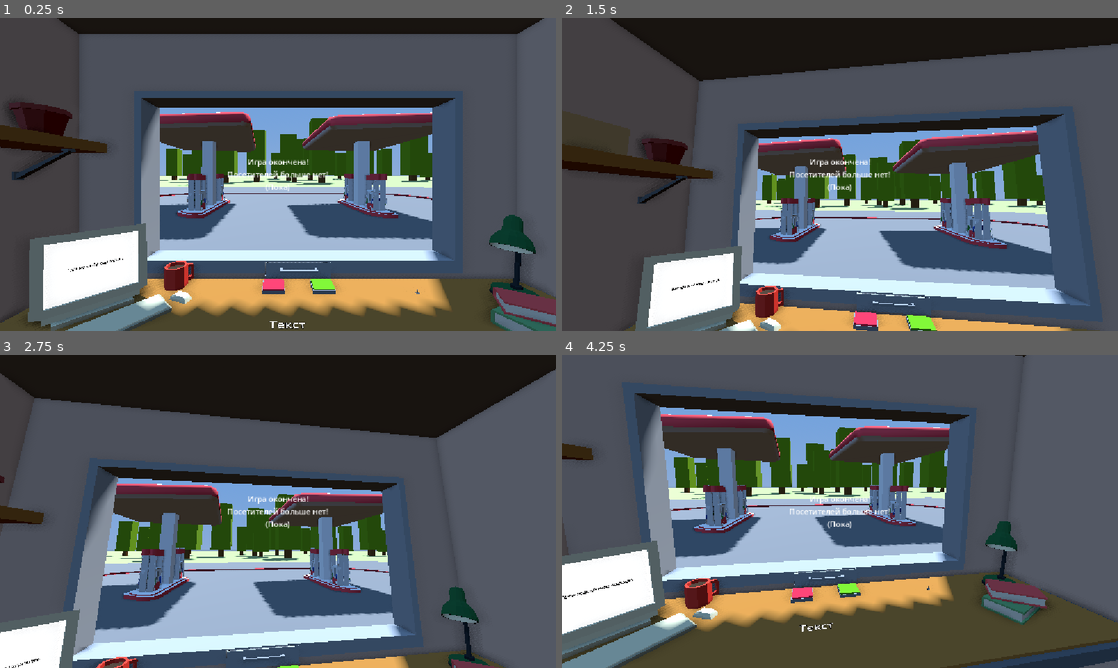
Above: before the commit, frames 1-4 (two rows, left to right).
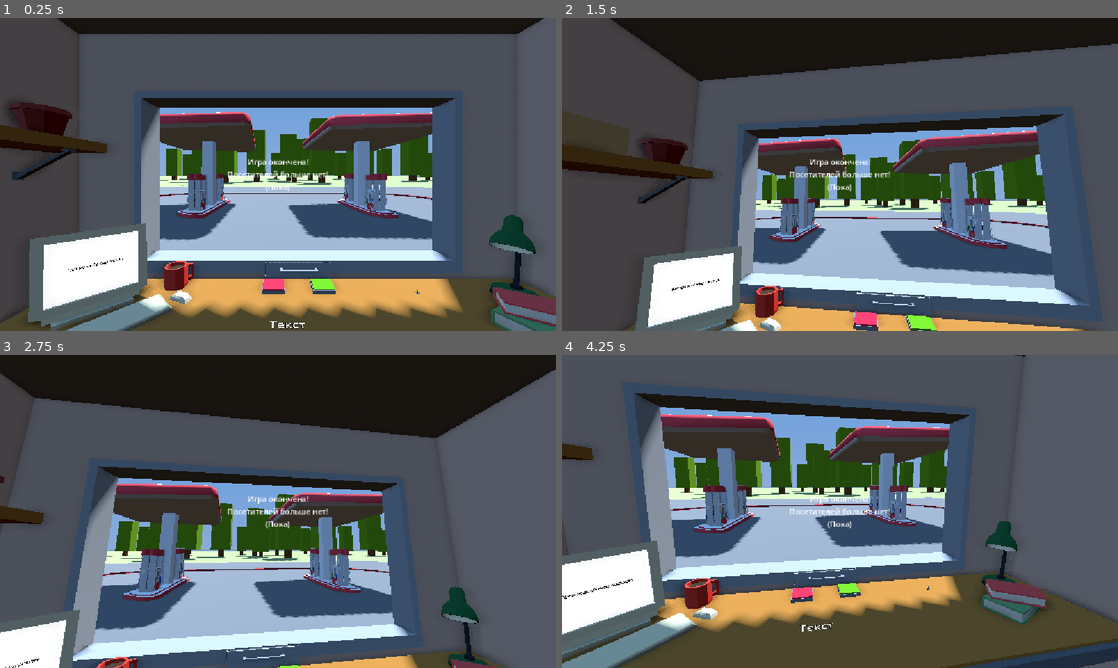
Above: after the commit, the same moments.

Repository: RolicsVin/AZS
Game: Godot game, scene res://scenes/game.tscn
The game is run twice, just before and just after one commit, with the same random seed, the same clock (stepped at 60 frames per second) and the same inputs. This scene is started directly instead of the project's main scene.
Inputs (mouse positions are in pixels of both pictures, inside the frame that each line leads up to):
- Up to frame 1 (0.25 s): no input
- Up to frame 2 (1.5 s): tap Enter (ui_accept) at 0.5, 0.77 s; move the mouse to (962, 158) at 0.52 s; hold Right (ui_right) 0.53-1.28 s; click (962, 158) at 0.6 s; move the mouse to (728, 190) at 1.27 s; hold Down (ui_down) from 1.28 s (still down); click (728, 190) at 1.35 s
- Up to frame 3 (2.75 s): tap Enter (ui_accept) at 1.52 s; move the mouse to (333, 442) at 2.02 s; release Down (ui_down) at 2.03 s; hold Right (ui_right) from 2.03 s (still down); click (333, 442) at 2.1 s
- Up to frame 4 (4.25 s): move the mouse to (812, 574) at 2.77 s; release Right (ui_right) at 2.78 s; hold Up (ui_up) 2.78-3.53 s; click (812, 574) at 2.85 s; tap Enter (ui_accept) at 3.02, 3.77 s; move the mouse to (1006, 558) at 3.52 s; hold Left (ui_left) from 3.53 s (still down); click (1006, 558) at 3.6 s

The runs differ from the first frame. In frame 1, 1.9% of the frame differs, in the area x 24-91%, y 28-96%; in frame 2, 0.5%; in frame 3, 0.5%; in frame 4, 1.6%.

Commit message:
Fix work scene node parenting

Diff:
--- a/scenes/game.tscn
+++ b/scenes/game.tscn
@@ -307,7 +307,7 @@
 script = ExtResource("work_script")
 sequence = [NodePath("Car"), NodePath("Car2"), NodePath("Car3")]
 
-[node name="Car" type="Node3D" parent="Cars" unique_id=463594966 node_paths=PackedStringArray("anim")]
+[node name="Car" type="Node3D" parent="Work" unique_id=463594966 node_paths=PackedStringArray("anim")]
 transform = Transform3D(1, 0, 0, 0, 1, 0, 0, 0, 1, 0.006052017, 0, -5.583511)
 visible = false
 script = ExtResource("3_lnu2h")
@@ -319,90 +319,90 @@
 libraries/ = SubResource("AnimationLibrary_iywne")
 autoplay = &"ready"
 
-[node name="Marker3D" type="Marker3D" parent="Cars/Car" unique_id=841914095]
+[node name="Marker3D" type="Marker3D" parent="Work/Car" unique_id=841914095]
 gizmo_extents = 3.66
 
-[node name="MeshInstance3D" type="MeshInstance3D" parent="Cars/Car" unique_id=435432154]
+[node name="MeshInstance3D" type="MeshInstance3D" parent="Work/Car" unique_id=435432154]
 transform = Transform3D(1, 0, 0, 0, 1, 0, 0, 0, 1, -0.075660616, 0.95606875, 0)
 mesh = SubResource("BoxMesh_w1h7m")
 
-[node name="MeshInstance3D3" type="MeshInstance3D" parent="Cars/Car" unique_id=1498878297]
+[node name="MeshInstance3D3" type="MeshInstance3D" parent="Work/Car" unique_id=1498878297]
 transform = Transform3D(1, 0, 0, 0, 1, 0, 0, 0, 1, -1.1344452, 0.32382083, 0)
 mesh = SubResource("BoxMesh_pr1ej")
 
-[node name="MeshInstance3D8" type="MeshInstance3D" parent="Cars/Car" unique_id=2087910846]
+[node name="MeshInstance3D8" type="MeshInstance3D" parent="Work/Car" unique_id=2087910846]
 transform = Transform3D(1, 0, 0, 0, 1, 0, 0, 0, 1, -0.5462557, 0.72605115, 0)
 mesh = SubResource("BoxMesh_oaba0")
 
-[node name="MeshInstance3D10" type="MeshInstance3D" parent="Cars/Car" unique_id=93877729]
+[node name="MeshInstance3D10" type="MeshInstance3D" parent="Work/Car" unique_id=93877729]
 transform = Transform3D(1, 0, 0, 0, 1, 0, 0, 0, 1, 0.38807476, 0.72605115, 0)
 mesh = SubResource("BoxMesh_oaba0")
 
-[node name="MeshInstance3D17" type="MeshInstance3D" parent="Cars/Car" unique_id=1425971684]
+[node name="MeshInstance3D17" type="MeshInstance3D" parent="Work/Car" unique_id=1425971684]
 transform = Transform3D(-4.371139e-08, 0, 1, 0, 1, 0, -1, 0, -4.371139e-08, -0.07971232, 0.72605115, -0.47261524)
 mesh = SubResource("BoxMesh_oaba0")
 
-[node name="MeshInstance3D18" type="MeshInstance3D" parent="Cars/Car" unique_id=1225997075]
+[node name="MeshInstance3D18" type="MeshInstance3D" parent="Work/Car" unique_id=1225997075]
 transform = Transform3D(-4.371139e-08, 0, 1, 0, 1, 0, -1, 0, -4.371139e-08, -0.32458532, 0.72605115, 0.47214937)
 mesh = SubResource("BoxMesh_fedci")
 
-[node name="MeshInstance3D4" type="MeshInstance3D" parent="Cars/Car" unique_id=2145978317]
+[node name="MeshInstance3D4" type="MeshInstance3D" parent="Work/Car" unique_id=2145978317]
 transform = Transform3D(1, 0, 0, 0, 1, 0, 0, 0, 1, 1.1364126, 0.32382083, 0)
 mesh = SubResource("BoxMesh_pr1ej")
 
-[node name="MeshInstance3D2" type="MeshInstance3D" parent="Cars/Car" unique_id=421420453]
+[node name="MeshInstance3D2" type="MeshInstance3D" parent="Work/Car" unique_id=421420453]
 transform = Transform3D(1, 0, 0, 0, 1, 0, 0, 0, 1, 0, 0.104602516, 0)
 mesh = SubResource("BoxMesh_8ool0")
 
-[node name="MeshInstance3D7" type="MeshInstance3D" parent="Cars/Car" unique_id=1921331157]
+[node name="MeshInstance3D7" type="MeshInstance3D" parent="Work/Car" unique_id=1921331157]
 transform = Transform3D(1, 0, 0, 0, 1, 0, 0, 0, 1, -0.8501587, 0.49783748, 0)
 mesh = SubResource("BoxMesh_0sl42")
 
-[node name="MeshInstance3D9" type="MeshInstance3D" parent="Cars/Car" unique_id=814676179]
+[node name="MeshInstance3D9" type="MeshInstance3D" parent="Work/Car" unique_id=814676179]
 transform = Transform3D(1, 0, 0, 0, 1, 0, 0, 0, 1, 0.73331547, 0.49783748, 0)
 mesh = SubResource("BoxMesh_458eo")
 
-[node name="MeshInstance3D5" type="MeshInstance3D" parent="Cars/Car" unique_id=1136878538]
+[node name="MeshInstance3D5" type="MeshInstance3D" parent="Work/Car" unique_id=1136878538]
 transform = Transform3D(1, 0, 0, 0, 1, 0, 0, 0, 1, 0, 0.30235642, 0.4897461)
 mesh = SubResource("BoxMesh_05nbr")
 
-[node name="MeshInstance3D11" type="MeshInstance3D" parent="Cars/Car" unique_id=884637517]
+[node name="MeshInstance3D11" type="MeshInstance3D" parent="Work/Car" unique_id=884637517]
 transform = Transform3D(1, 0, 0, 0, 1, 0, 0, 0, 1, -0.5401306, 0.7205083, 0.4897461)
 mesh = SubResource("BoxMesh_h3rex")
 
-[node name="MeshInstance3D12" type="MeshInstance3D" parent="Cars/Car" unique_id=1289785766]
+[node name="MeshInstance3D12" type="MeshInstance3D" parent="Work/Car" unique_id=1289785766]
 transform = Transform3D(1, 0, 0, 0, 1, 0, 0, 0, 1, -0.5401306, 0.7205083, -0.48771286)
 mesh = SubResource("BoxMesh_h3rex")
 
-[node name="MeshInstance3D13" type="MeshInstance3D" parent="Cars/Car" unique_id=193706521]
+[node name="MeshInstance3D13" type="MeshInstance3D" parent="Work/Car" unique_id=193706521]
 transform = Transform3D(1, 0, 0, 0, 1, 0, 0, 0, 1, 0.37904632, 0.7205083, 0.4897461)
 mesh = SubResource("BoxMesh_h3rex")
 
-[node name="MeshInstance3D14" type="MeshInstance3D" parent="Cars/Car" unique_id=776527053]
+[node name="MeshInstance3D14" type="MeshInstance3D" parent="Work/Car" unique_id=776527053]
 transform = Transform3D(1, 0, 0, 0, 1, 0, 0, 0, 1, 0.37904632, 0.7205083, -0.48771286)
 mesh = SubResource("BoxMesh_h3rex")
 
-[node name="MeshInstance3D15" type="MeshInstance3D" parent="Cars/Car" unique_id=462128935]
+[node name="MeshInstance3D15" type="MeshInstance3D" parent="Work/Car" unique_id=462128935]
 transform = Transform3D(1, 0, 0, 0, 1, 0, 0, 0, 1, -0.10353592, 0.7205083, 0.4897461)
 mesh = SubResource("BoxMesh_h3rex")
 
-[node name="MeshInstance3D16" type="MeshInstance3D" parent="Cars/Car" unique_id=469712042]
+[node name="MeshInstance3D16" type="MeshInstance3D" parent="Work/Car" unique_id=469712042]
 transform = Transform3D(1, 0, 0, 0, 1, 0, 0, 0, 1, -0.10353592, 0.7205083, -0.48771286)
 mesh = SubResource("BoxMesh_h3rex")
 
-[node name="MeshInstance3D6" type="MeshInstance3D" parent="Cars/Car" unique_id=564518889]
+[node name="MeshInstance3D6" type="MeshInstance3D" parent="Work/Car" unique_id=564518889]
 transform = Transform3D(1, 0, 0, 0, 1, 0, 0, 0, 1, 0, 0.30235642, -0.4887414)
 mesh = SubResource("BoxMesh_05nbr")
 
-[node name="MeshInstance3D19" type="MeshInstance3D" parent="Cars/Car" unique_id=845120235]
+[node name="MeshInstance3D19" type="MeshInstance3D" parent="Work/Car" unique_id=845120235]
 transform = Transform3D(1, 0, 0, 0, 1, 0, 0, 0, 1, 0.09871488, 0.3551934, 0.20237589)
 mesh = SubResource("BoxMesh_a1aj3")
 
-[node name="MeshInstance3D20" type="MeshInstance3D" parent="Cars/Car" unique_id=339023943]
+[node name="MeshInstance3D20" type="MeshInstance3D" parent="Work/Car" unique_id=339023943]
 transform = Transform3D(0.34, 0, 0, 0, 0.34, 0, 0, 0, 0.34, 0.09625243, 0.70653903, 0.20237923)
 mesh = SubResource("SphereMesh_hf7dp")
 
-[node name="Car2" type="Node3D" parent="Cars" unique_id=2064079001 node_paths=PackedStringArray("anim")]
+[node name="Car2" type="Node3D" parent="Work" unique_id=2064079001 node_paths=PackedStringArray("anim")]
 transform = Transform3D(1, 0, 0, 0, 1, 0, 0, 0, 1, -19.501451, 0, -5.583511)
 visible = false
 script = ExtResource("3_lnu2h")
@@ -410,94 +410,94 @@
 anim = NodePath("AnimationPlayer")
 metadata/_custom_type_script = "uid://gcg38oqbhffp"
 
-[node name="AnimationPlayer" type="AnimationPlayer" parent="Cars/Car2" unique_id=532677344]
+[node name="AnimationPlayer" type="AnimationPlayer" parent="Work/Car2" unique_id=532677344]
 libraries/ = SubResource("AnimationLibrary_iywne")
 autoplay = &"ready"
 
-[node name="Marker3D" type="Marker3D" parent="Cars/Car2" unique_id=1523358079]
+[node name="Marker3D" type="Marker3D" parent="Work/Car2" unique_id=1523358079]
 gizmo_extents = 3.66
 
-[node name="MeshInstance3D" type="MeshInstance3D" parent="Cars/Car2" unique_id=1984693889]
+[node name="MeshInstance3D" type="MeshInstance3D" parent="Work/Car2" unique_id=1984693889]
 transform = Transform3D(1, 0, 0, 0, 1, 0, 0, 0, 1, -0.075660616, 0.95606875, 0)
 mesh = SubResource("BoxMesh_w1h7m")
 
-[node name="MeshInstance3D3" type="MeshInstance3D" parent="Cars/Car2" unique_id=2001044893]
+[node name="MeshInstance3D3" type="MeshInstance3D" parent="Work/Car2" unique_id=2001044893]
 transform = Transform3D(1, 0, 0, 0, 1, 0, 0, 0, 1, -1.1344452, 0.32382083, 0)
 mesh = SubResource("BoxMesh_pr1ej")
 
-[node name="MeshInstance3D8" type="MeshInstance3D" parent="Cars/Car2" unique_id=1448333954]
+[node name="MeshInstance3D8" type="MeshInstance3D" parent="Work/Car2" unique_id=1448333954]
 transform = Transform3D(1, 0, 0, 0, 1, 0, 0, 0, 1, -0.5462557, 0.72605115, 0)
 mesh = SubResource("BoxMesh_oaba0")
 
-[node name="MeshInstance3D10" type="MeshInstance3D" parent="Cars/Car2" unique_id=1100886502]
+[node name="MeshInstance3D10" type="MeshInstance3D" parent="Work/Car2" unique_id=1100886502]
 transform = Transform3D(1, 0, 0, 0, 1, 0, 0, 0, 1, 0.38807476, 0.72605115, 0)
 mesh = SubResource("BoxMesh_oaba0")
 
-[node name="MeshInstance3D17" type="MeshInstance3D" parent="Cars/Car2" unique_id=1278220183]
+[node name="MeshInstance3D17" type="MeshInstance3D" parent="Work/Car2" unique_id=1278220183]
 transform = Transform3D(-4.371139e-08, 0, 1, 0, 1, 0, -1, 0, -4.371139e-08, -0.07971232, 0.72605115, -0.47261524)
 mesh = SubResource("BoxMesh_oaba0")
 
-[node name="MeshInstance3D18" type="MeshInstance3D" parent="Cars/Car2" unique_id=783634582]
+[node name="MeshInstance3D18" type="MeshInstance3D" parent="Work/Car2" unique_id=783634582]
 transform = Transform3D(-4.371139e-08, 0, 1, 0, 1, 0, -1, 0, -4.371139e-08, -0.32458532, 0.72605115, 0.47214937)
 mesh = SubResource("BoxMesh_fedci")
 
-[node name="MeshInstance3D4" type="MeshInstance3D" parent="Cars/Car2" unique_id=1570532955]
+[node name="MeshInstance3D4" type="MeshInstance3D" parent="Work/Car2" unique_id=1570532955]
 transform = Transform3D(1, 0, 0, 0, 1, 0, 0, 0, 1, 1.1364126, 0.32382083, 0)
 mesh = SubResource("BoxMesh_pr1ej")
 
-[node name="MeshInstance3D2" type="MeshInstance3D" parent="Cars/Car2" unique_id=2063175320]
+[node name="MeshInstance3D2" type="MeshInstance3D" parent="Work/Car2" unique_id=2063175320]
 transform = Transform3D(1, 0, 0, 0, 1, 0, 0, 0, 1, 0, 0.104602516, 0)
 mesh = SubResource("BoxMesh_8ool0")
 
-[node name="MeshInstance3D7" type="MeshInstance3D" parent="Cars/Car2" unique_id=809090816]
+[node name="MeshInstance3D7" type="MeshInstance3D" parent="Work/Car2" unique_id=809090816]
 transform = Transform3D(1, 0, 0, 0, 1, 0, 0, 0, 1, -0.8501587, 0.49783748, 0)
 mesh = SubResource("BoxMesh_0sl42")
 
-[node name="MeshInstance3D9" type="MeshInstance3D" parent="Cars/Car2" unique_id=50369921]
+[node name="MeshInstance3D9" type="MeshInstance3D" parent="Work/Car2" unique_id=50369921]
 transform = Transform3D(1, 0, 0, 0, 1, 0, 0, 0, 1, 0.73331547, 0.49783748, 0)
 mesh = SubResource("BoxMesh_458eo")
 
-[node name="MeshInstance3D5" type="MeshInstance3D" parent="Cars/Car2" unique_id=684655647]
+[node name="MeshInstance3D5" type="MeshInstance3D" parent="Work/Car2" unique_id=684655647]
 transform = Transform3D(1, 0, 0, 0, 1, 0, 0, 0, 1, 0, 0.30235642, 0.4897461)
 mesh = SubResource("BoxMesh_05nbr")
 
-[node name="MeshInstance3D11" type="MeshInstance3D" parent="Cars/Car2" unique_id=1457917365]
+[node name="MeshInstance3D11" type="MeshInstance3D" parent="Work/Car2" unique_id=1457917365]
 transform = Transform3D(1, 0, 0, 0, 1, 0, 0, 0, 1, -0.5401306, 0.7205083, 0.4897461)
 mesh = SubResource("BoxMesh_h3rex")
 
-[node name="MeshInstance3D12" type="MeshInstance3D" parent="Cars/Car2" unique_id=472506923]
+[node name="MeshInstance3D12" type="MeshInstance3D" parent="Work/Car2" unique_id=472506923]
 transform = Transform3D(1, 0, 0, 0, 1, 0, 0, 0, 1, -0.5401306, 0.7205083, -0.48771286)
 mesh = SubResource("BoxMesh_h3rex")
 
-[node name="MeshInstance3D13" type="MeshInstance3D" parent="Cars/Car2" unique_id=2116006897]
+[node name="MeshInstance3D13" type="MeshInstance3D" parent="Work/Car2" unique_id=2116006897]
 transform = Transform3D(1, 0, 0, 0, 1, 0, 0, 0, 1, 0.37904632, 0.7205083, 0.4897461)
 mesh = SubResource("BoxMesh_h3rex")
 
-[node name="MeshInstance3D14" type="MeshInstance3D" parent="Cars/Car2" unique_id=1266052925]
+[node name="MeshInstance3D14" type="MeshInstance3D" parent="Work/Car2" unique_id=1266052925]
 transform = Transform3D(1, 0, 0, 0, 1, 0, 0, 0, 1, 0.37904632, 0.7205083, -0.48771286)
 mesh = SubResource("BoxMesh_h3rex")
 
-[node name="MeshInstance3D15" type="MeshInstance3D" parent="Cars/Car2" unique_id=1007832536]
+[node name="MeshInstance3D15" type="MeshInstance3D" parent="Work/Car2" unique_id=1007832536]
 transform = Transform3D(1, 0, 0, 0, 1, 0, 0, 0, 1, -0.10353592, 0.7205083, 0.4897461)
 mesh = SubResource("BoxMesh_h3rex")
 
-[node name="MeshInstance3D16" type="MeshInstance3D" parent="Cars/Car2" unique_id=395251707]
+[node name="MeshInstance3D16" type="MeshInstance3D" parent="Work/Car2" unique_id=395251707]
 transform = Transform3D(1, 0, 0, 0, 1, 0, 0, 0, 1, -0.10353592, 0.7205083, -0.48771286)
 mesh = SubResource("BoxMesh_h3rex")
 
-[node name="MeshInstance3D6" type="MeshInstance3D" parent="Cars/Car2" unique_id=637891991]
+[node name="MeshInstance3D6" type="MeshInstance3D" parent="Work/Car2" unique_id=637891991]
 transform = Transform3D(1, 0, 0, 0, 1, 0, 0, 0, 1, 0, 0.30235642, -0.4887414)
 mesh = SubResource("BoxMesh_05nbr")
 
-[node name="MeshInstance3D19" type="MeshInstance3D" parent="Cars/Car2" unique_id=1163612883]
+[node name="MeshInstance3D19" type="MeshInstance3D" parent="Work/Car2" unique_id=1163612883]
 transform = Transform3D(1, 0, 0, 0, 1, 0, 0, 0, 1, 0.09871488, 0.3551934, 0.20237589)
 mesh = SubResource("BoxMesh_a1aj3")
 
-[node name="MeshInstance3D20" type="MeshInstance3D" parent="Cars/Car2" unique_id=230532365]
+[node name="MeshInstance3D20" type="MeshInstance3D" parent="Work/Car2" unique_id=230532365]
 transform = Transform3D(0.34, 0, 0, 0, 0.34, 0, 0, 0, 0.34, 0.09625243, 0.70653903, 0.20237923)
 mesh = SubResource("SphereMesh_hf7dp")
 
-[node name="Car3" type="Node3D" parent="Cars" unique_id=110951563 node_paths=PackedStringArray("anim")]
+[node name="Car3" type="Node3D" parent="Work" unique_id=110951563 node_paths=PackedStringArray("anim")]
 transform = Transform3D(1, 0, 0, 0, 1, 0, 0, 0, 1, -19.501451, 0, -5.583511)
 visible = false
 script = ExtResource("3_lnu2h")
@@ -505,90 +505,90 @@
 anim = NodePath("AnimationPlayer")
 metadata/_custom_type_script = "uid://gcg38oqbhffp"
 
-[node name="AnimationPlayer" type="AnimationPlayer" parent="Cars/Car3" unique_id=2057430586]
+[node name="AnimationPlayer" type="AnimationPlayer" parent="Work/Car3" unique_id=2057430586]
 libraries/ = SubResource("AnimationLibrary_iywne")
 autoplay = &"ready"
 
-[node name="Marker3D" type="Marker3D" parent="Cars/Car3" unique_id=542462686]
+[node name="Marker3D" type="Marker3D" parent="Work/Car3" unique_id=542462686]
 gizmo_extents = 3.66
 
-[node name="MeshInstance3D" type="MeshInstance3D" parent="Cars/Car3" unique_id=382870137]
+[node name="MeshInstance3D" type="MeshInstance3D" parent="Work/Car3" unique_id=382870137]
 transform = Transform3D(1, 0, 0, 0, 1, 0, 0, 0, 1, -0.075660616, 0.95606875, 0)
 mesh = SubResource("BoxMesh_w1h7m")
 
-[node name="MeshInstance3D3" type="MeshInstance3D" parent="Cars/Car3" unique_id=1538785173]
+[node name="MeshInstance3D3" type="MeshInstance3D" parent="Work/Car3" unique_id=1538785173]
 transform = Transform3D(1, 0, 0, 0, 1, 0, 0, 0, 1, -1.1344452, 0.32382083, 0)
 mesh = SubResource("BoxMesh_pr1ej")
 
-[node name="MeshInstance3D8" type="MeshInstance3D" parent="Cars/Car3" unique_id=1185070984]
+[node name="MeshInstance3D8" type="MeshInstance3D" parent="Work/Car3" unique_id=1185070984]
 transform = Transform3D(1, 0, 0, 0, 1, 0, 0, 0, 1, -0.5462557, 0.72605115, 0)
 mesh = SubResource("BoxMesh_oaba0")
 
-[node name="MeshInstance3D10" type="MeshInstance3D" parent="Cars/Car3" unique_id=111607390]
+[node name="MeshInstance3D10" type="MeshInstance3D" parent="Work/Car3" unique_id=111607390]
 transform = Transform3D(1, 0, 0, 0, 1, 0, 0, 0, 1, 0.38807476, 0.72605115, 0)
 mesh = SubResource("BoxMesh_oaba0")
 
-[node name="MeshInstance3D17" type="MeshInstance3D" parent="Cars/Car3" unique_id=671026425]
+[node name="MeshInstance3D17" type="MeshInstance3D" parent="Work/Car3" unique_id=671026425]
 transform = Transform3D(-4.371139e-08, 0, 1, 0, 1, 0, -1, 0, -4.371139e-08, -0.07971232, 0.72605115, -0.47261524)
 mesh = SubResource("BoxMesh_oaba0")
 
-[node name="MeshInstance3D18" type="MeshInstance3D" parent="Cars/Car3" unique_id=67182442]
+[node name="MeshInstance3D18" type="MeshInstance3D" parent="Work/Car3" unique_id=67182442]
 transform = Transform3D(-4.371139e-08, 0, 1, 0, 1, 0, -1, 0, -4.371139e-08, -0.32458532, 0.72605115, 0.47214937)
 mesh = SubResource("BoxMesh_fedci")
 
-[node name="MeshInstance3D4" type="MeshInstance3D" parent="Cars/Car3" unique_id=1312292624]
+[node name="MeshInstance3D4" type="MeshInstance3D" parent="Work/Car3" unique_id=1312292624]
 transform = Transform3D(1, 0, 0, 0, 1, 0, 0, 0, 1, 1.1364126, 0.32382083, 0)
 mesh = SubResource("BoxMesh_pr1ej")
 
-[node name="MeshInstance3D2" type="MeshInstance3D" parent="Cars/Car3" unique_id=76114812]
+[node name="MeshInstance3D2" type="MeshInstance3D" parent="Work/Car3" unique_id=76114812]
 transform = Transform3D(1, 0, 0, 0, 1, 0, 0, 0, 1, 0, 0.104602516, 0)
 mesh = SubResource("BoxMesh_8ool0")
 
-[node name="MeshInstance3D7" type="MeshInstance3D" parent="Cars/Car3" unique_id=1908524793]
+[node name="MeshInstance3D7" type="MeshInstance3D" parent="Work/Car3" unique_id=1908524793]
 transform = Transform3D(1, 0, 0, 0, 1, 0, 0, 0, 1, -0.8501587, 0.49783748, 0)
 mesh = SubResource("BoxMesh_0sl42")
 
-[node name="MeshInstance3D9" type="MeshInstance3D" parent="Cars/Car3" unique_id=1770571383]
+[node name="MeshInstance3D9" type="MeshInstance3D" parent="Work/Car3" unique_id=1770571383]
 transform = Transform3D(1, 0, 0, 0, 1, 0, 0, 0, 1, 0.73331547, 0.49783748, 0)
 mesh = SubResource("BoxMesh_458eo")
 
-[node name="MeshInstance3D5" type="MeshInstance3D" parent="Cars/Car3" unique_id=622857384]
+[node name="MeshInstance3D5" type="MeshInstance3D" parent="Work/Car3" unique_id=622857384]
 transform = Transform3D(1, 0, 0, 0, 1, 0, 0, 0, 1, 0, 0.30235642, 0.4897461)
 mesh = SubResource("BoxMesh_05nbr")
 
-[node name="MeshInstance3D11" type="MeshInstance3D" parent="Cars/Car3" unique_id=932519534]
+[node name="MeshInstance3D11" type="MeshInstance3D" parent="Work/Car3" unique_id=932519534]
 transform = Transform3D(1, 0, 0, 0, 1, 0, 0, 0, 1, -0.5401306, 0.7205083, 0.4897461)
 mesh = SubResource("BoxMesh_h3rex")
 
-[node name="MeshInstance3D12" type="MeshInstance3D" parent="Cars/Car3" unique_id=1777519063]
+[node name="MeshInstance3D12" type="MeshInstance3D" parent="Work/Car3" unique_id=1777519063]
 transform = Transform3D(1, 0, 0, 0, 1, 0, 0, 0, 1, -0.5401306, 0.7205083, -0.48771286)
 mesh = SubResource("BoxMesh_h3rex")
 
-[node name="MeshInstance3D13" type="MeshInstance3D" parent="Cars/Car3" unique_id=1826356683]
+[node name="MeshInstance3D13" type="MeshInstance3D" parent="Work/Car3" unique_id=1826356683]
 transform = Transform3D(1, 0, 0, 0, 1, 0, 0, 0, 1, 0.37904632, 0.7205083, 0.4897461)
 mesh = SubResource("BoxMesh_h3rex")
 
-[node name="MeshInstance3D14" type="MeshInstance3D" parent="Cars/Car3" unique_id=1197685450]
+[node name="MeshInstance3D14" type="MeshInstance3D" parent="Work/Car3" unique_id=1197685450]
 transform = Transform3D(1, 0, 0, 0, 1, 0, 0, 0, 1, 0.37904632, 0.7205083, -0.48771286)
 mesh = SubResource("BoxMesh_h3rex")
 
-[node name="MeshInstance3D15" type="MeshInstance3D" parent="Cars/Car3" unique_id=1863096852]
+[node name="MeshInstance3D15" type="MeshInstance3D" parent="Work/Car3" unique_id=1863096852]
 transform = Transform3D(1, 0, 0, 0, 1, 0, 0, 0, 1, -0.10353592, 0.7205083, 0.4897461)
 mesh = SubResource("BoxMesh_h3rex")
 
-[node name="MeshInstance3D16" type="MeshInstance3D" parent="Cars/Car3" unique_id=1229318861]
+[node name="MeshInstance3D16" type="MeshInstance3D" parent="Work/Car3" unique_id=1229318861]
 transform = Transform3D(1, 0, 0, 0, 1, 0, 0, 0, 1, -0.10353592, 0.7205083, -0.48771286)
 mesh = SubResource("BoxMesh_h3rex")
 
-[node name="MeshInstance3D6" type="MeshInstance3D" parent="Cars/Car3" unique_id=907093188]
+[node name="MeshInstance3D6" type="MeshInstance3D" parent="Work/Car3" unique_id=907093188]
 transform = Transform3D(1, 0, 0, 0, 1, 0, 0, 0, 1, 0, 0.30235642, -0.4887414)
 mesh = SubResource("BoxMesh_05nbr")
 
-[node name="MeshInstance3D19" type="MeshInstance3D" parent="Cars/Car3" unique_id=30021695]
+[node name="MeshInstance3D19" type="MeshInstance3D" parent="Work/Car3" unique_id=30021695]
 transform = Transform3D(1, 0, 0, 0, 1, 0, 0, 0, 1, 0.09871488, 0.3551934, 0.20237589)
 mesh = SubResource("BoxMesh_a1aj3")
 
-[node name="MeshInstance3D20" type="MeshInstance3D" parent="Cars/Car3" unique_id=1682726245]
+[node name="MeshInstance3D20" type="MeshInstance3D" parent="Work/Car3" unique_id=1682726245]
 transform = Transform3D(0.34, 0, 0, 0, 0.34, 0, 0, 0, 0.34, 0.09625243, 0.70653903, 0.20237923)
 mesh = SubResource("SphereMesh_hf7dp")
 
